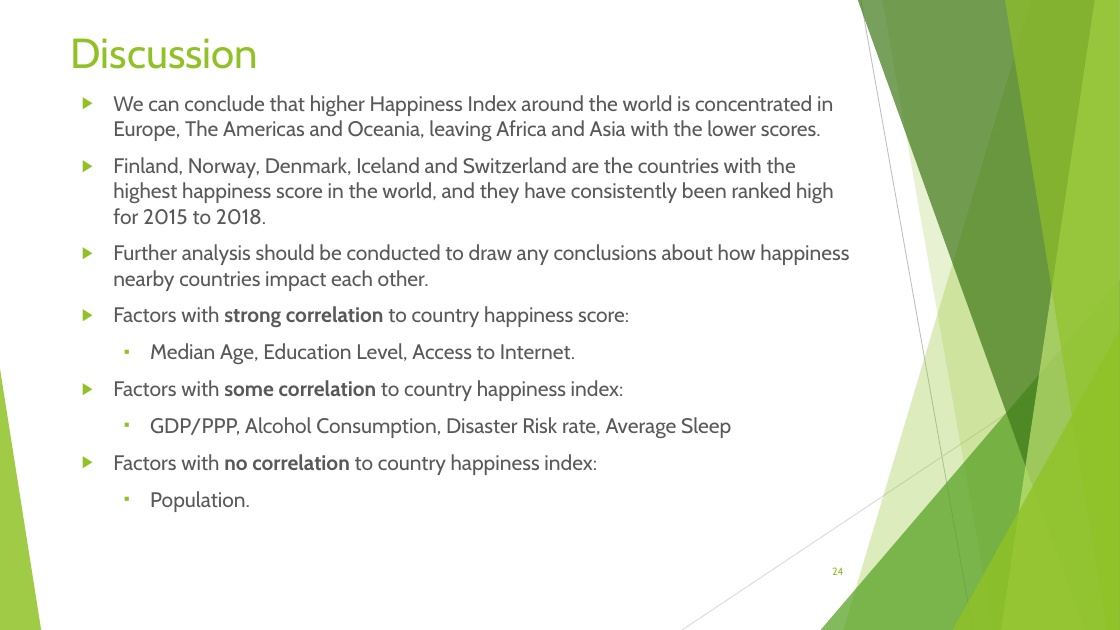
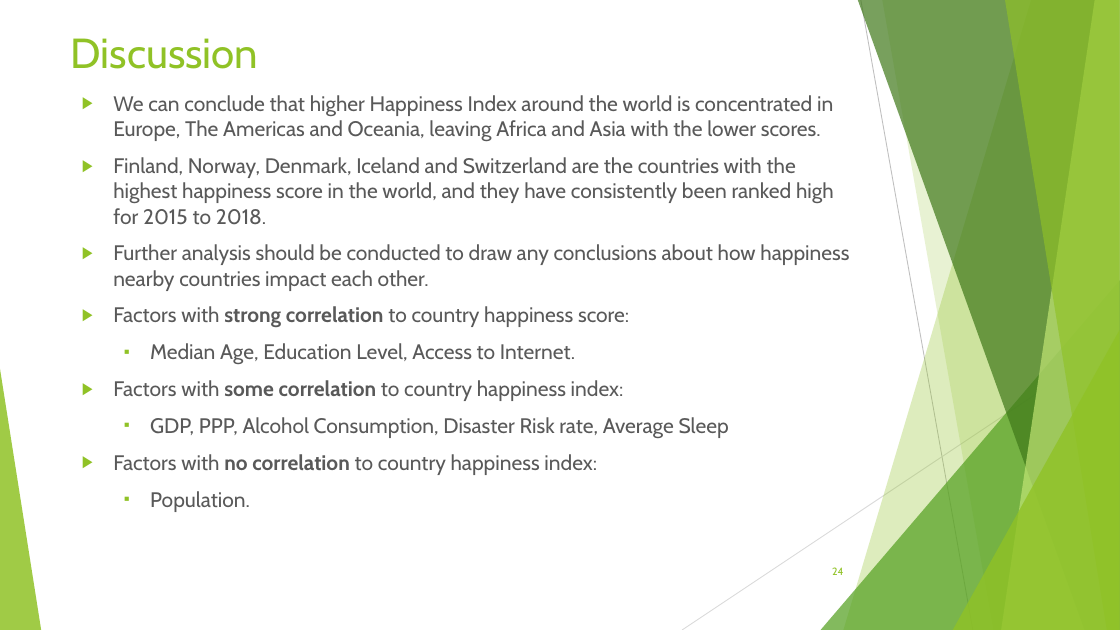
Before and after one commit to Kika000/Project-1, a slide deck: slide 24 of What Makes the World Happy.pptx. Drawn at 1120x630 pixels with LibreOffice and Linux fonts; fonts in the diff are those of the drawing. Boxes give left, top, right and bottom in pixels: in the first picture for what was removed or moved away, otherwise in the second. Text is boxed around its words. In the diff, an @@ line names an element or a change of style, - is before the commit and + after.

```diff
--- a/What Makes the World Happy.pptx
+++ b/What Makes the World Happy.pptx
@@ text at [150, 417, 729, 438]: text changed @@
-  ▪ GDP/PPP, Alcohol Consumption, Disaster Risk rate, Average Sleep
+  ▪ GDP, PPP, Alcohol Consumption, Disaster Risk rate, Average Sleep
```
Also in this commit, not shown: 2 other slides changed, 1 other file.
